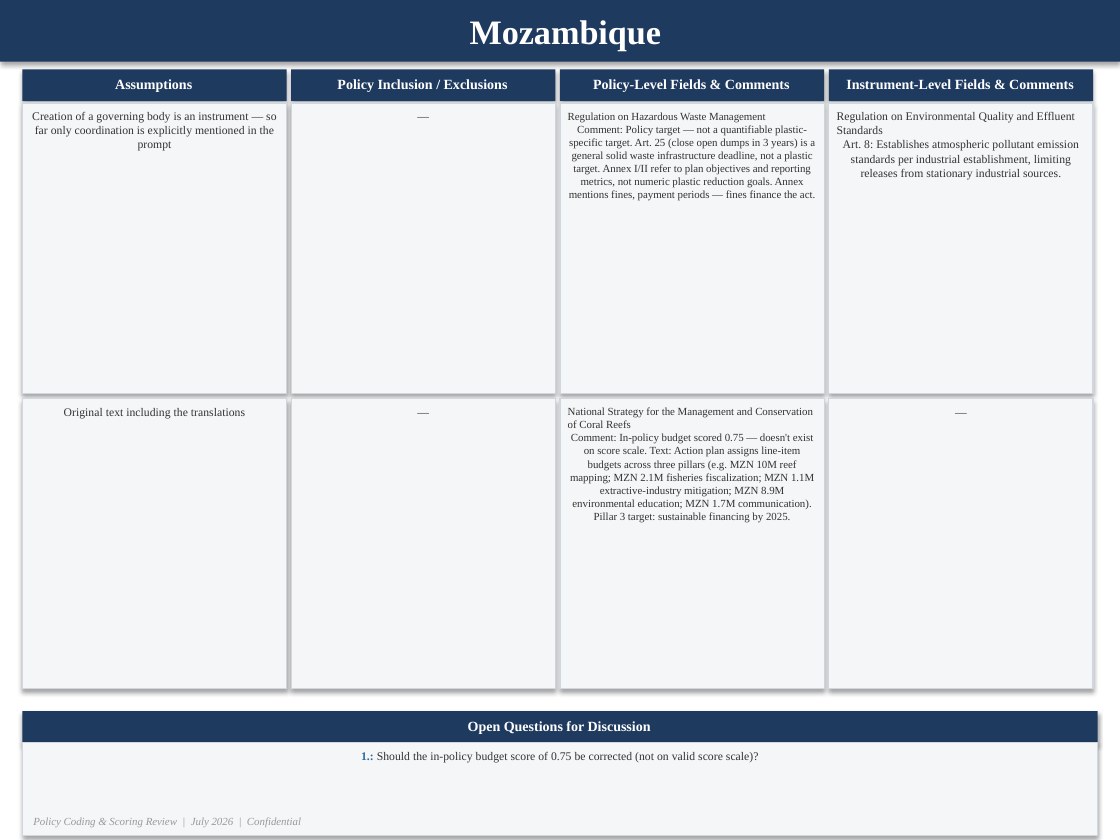
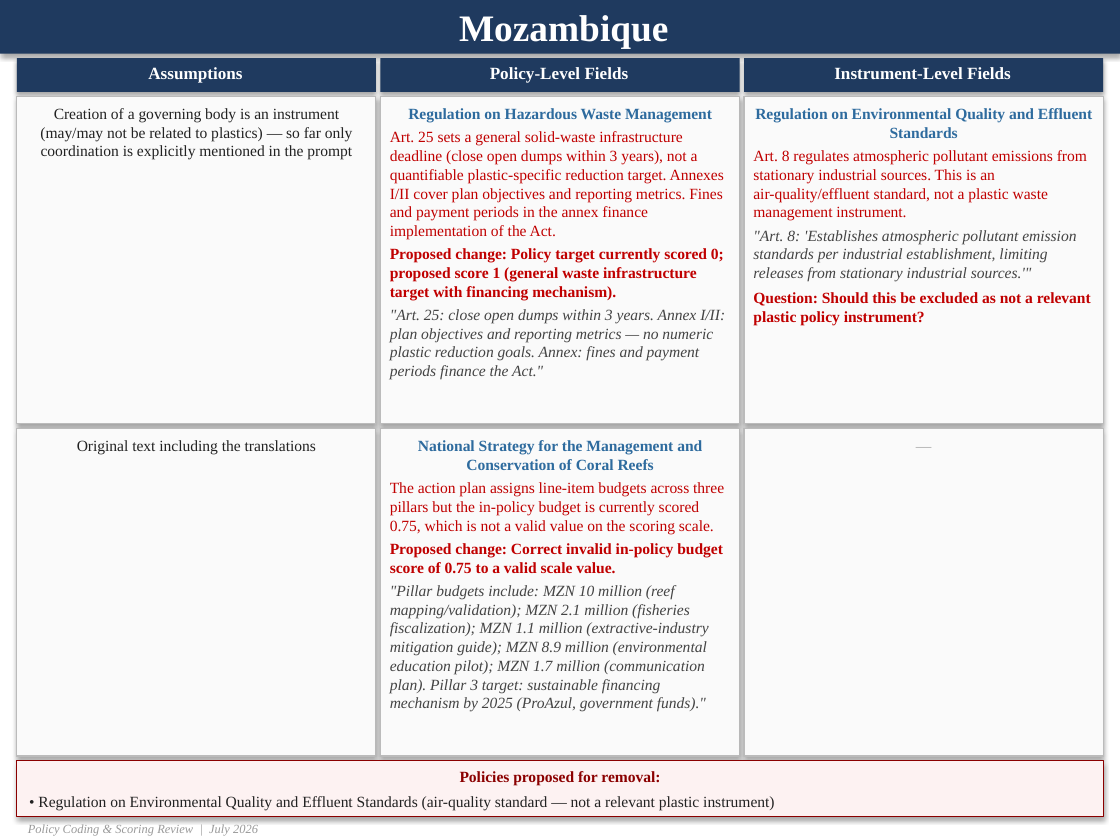
Before and after one commit to shivrain/Thinkswiss, a slide deck: slide 3 of Policy_Coding_Scoring_Review.pptx (slide 5 before the commit). Drawn at 1120x840 pixels with LibreOffice and Linux fonts; fonts in the diff are those of the drawing. Boxes give left, top, right and bottom in pixels: in the first picture for what was removed or moved away, otherwise in the second. Text is boxed around its words. In the diff, an @@ line names an element or a change of style, - is before the commit and + after.

```diff
--- a/Policy_Coding_Scoring_Review.pptx
+++ b/Policy_Coding_Scoring_Review.pptx
@@ rectangle "Mozambique" resized from (x1=0, y1=0, x2=1120, y2=62) to (x1=0, y1=0, x2=1120, y2=54) @@
@@ rectangle "Mozambique" at (x1=0, y1=0, x2=1120, y2=54): size 22 to 24 pt @@
@@ rectangle "Assumptions" resized from (x1=22, y1=69, x2=287, y2=101) to (x1=17, y1=58, x2=376, y2=92) @@
@@ rectangle "Assumptions" at (x1=17, y1=58, x2=376, y2=92): size 9 to 11 pt @@
@@ rectangle "Policy-Level Fields" resized from (x1=560, y1=69, x2=824, y2=101) to (x1=381, y1=58, x2=740, y2=92) @@
@@ rectangle "Instrument-Level Fields" resized from (x1=829, y1=69, x2=1093, y2=101) to (x1=744, y1=58, x2=1103, y2=92) @@
@@ rectangle removed at (x1=291, y1=69, x2=556, y2=101) @@
-Policy Inclusion / Exclusions
@@ text in rectangle at (x1=490, y1=67, x2=629, y2=83): text changed; size 9 to 11 pt @@
-Policy-Level Fields & Comments
+Policy-Level Fields
@@ text in rectangle at (x1=834, y1=67, x2=1011, y2=79): text changed; size 9 to 11 pt @@
-Instrument-Level Fields & Comments
+Instrument-Level Fields
@@ rectangle "Creation of a governing body ..." resized from (x1=22, y1=103, x2=287, y2=393) to (x1=17, y1=96, x2=376, y2=423) @@
@@ text in rectangle at (x1=40, y1=108, x2=353, y2=160): text changed; size 7.5 to 10 pt; text colour #333333 to #222222 @@
-Creation of a governing body is an instrument — so far only coordination is explicitly mentioned in the prompt
+Creation of a governing body is an instrument (may/may not be related to plastics) — so far only coordination is explicitly mentioned in the prompt
@@ rectangle removed at (x1=291, y1=103, x2=556, y2=393) @@
-—
@@ fill #F4F6F8 to #FAFAFA; outline #D0D7DE 0.75 pt to #BBBBBB 0.75 pt in 4 elements at (x1=17, y1=96, x2=376, y2=423), (x1=744, y1=96, x2=1103, y2=423), (x1=381, y1=429, x2=740, y2=756), (x1=381, y1=96, x2=740, y2=423) @@
@@ rectangle "Regulation on Hazardous Waste Management" resized from (x1=560, y1=103, x2=824, y2=393) to (x1=381, y1=96, x2=740, y2=423) @@
@@ text in rectangle at (x1=390, y1=108, x2=725, y2=380): text changed; size 7 to 10 pt; text colour #333333 to #C00000 @@
-Regulation on Hazardous Waste Management
-Comment: Policy target — not a quantifiable plastic-specific target. Art. 25 (close open dumps in 3 years) is a general solid waste infrastructure deadline, not a plastic target. Annex I/II refer to plan objectives and reporting metrics, not numeric plastic reduction goals. Annex mentions fines, payment periods — fines finance the act.
+Regulation on Hazardous Waste Management
+Art. 25 sets a general solid-waste infrastructure deadline (close open dumps within 3 years), not a quantifiable plastic-specific reduction target. Annexes I/II cover plan objectives and reporting metrics. Fines and payment periods in the annex finance implementation of the Act.
+Proposed change: Policy target currently scored 0; proposed score 1 (general waste infrastructure target with financing mechanism).
+"Art. 25: close open dumps within 3 years. Annex I/II: plan objectives and reporting metrics — no numeric plastic reduction goals. Annex: fines and payment periods finance the Act."
@@ rectangle "Regulation on Environmental Quality and ..." resized from (x1=829, y1=103, x2=1093, y2=393) to (x1=744, y1=96, x2=1103, y2=423) @@
@@ text in rectangle at (x1=753, y1=108, x2=1092, y2=325): text changed; size 7.5 to 10 pt; text colour #333333 to #C00000 @@
-Regulation on Environmental Quality and Effluent Standards
-Art. 8: Establishes atmospheric pollutant emission standards per industrial establishment, limiting releases from stationary industrial sources.
+Regulation on Environmental Quality and Effluent Standards
+Art. 8 regulates atmospheric pollutant emissions from stationary industrial sources. This is an air-quality/effluent standard, not a plastic waste management instrument.
+"Art. 8: 'Establishes atmospheric pollutant emission standards per industrial establishment, limiting releases from stationary industrial sources.'"
+Question: Should this be excluded as not a relevant plastic policy instrument?
@@ rectangle removed at (x1=291, y1=399, x2=556, y2=689) @@
-—
@@ rectangle "Original text including the translations" resized from (x1=22, y1=399, x2=287, y2=689) to (x1=17, y1=429, x2=376, y2=756) @@
@@ rectangle "Original text including the translations" at (x1=17, y1=429, x2=376, y2=756): size 7.5 to 10 pt, text colour #333333 to #222222; less space between paragraphs; fill #F4F6F8 to #FAFAFA; outline #D0D7DE 0.75 pt to #BBBBBB 0.75 pt @@
@@ rectangle "National Strategy for the Management ..." resized from (x1=560, y1=399, x2=824, y2=689) to (x1=381, y1=429, x2=740, y2=756) @@
@@ text in rectangle at (x1=390, y1=440, x2=724, y2=712): text changed; size 7 to 10 pt; text colour #333333 to #444444; italic on @@
-National Strategy for the Management and Conservation of Coral Reefs
-Comment: In-policy budget scored 0.75 — doesn't exist on score scale. Text: Action plan assigns line-item budgets across three pillars (e.g. MZN 10M reef mapping; MZN 2.1M fisheries fiscalization; MZN 1.1M extractive-industry mitigation; MZN 8.9M environmental education; MZN 1.7M communication). Pillar 3 target: sustainable financing by 2025.
+National Strategy for the Management and Conservation of Coral Reefs
+The action plan assigns line-item budgets across three pillars but the in-policy budget is currently scored 0.75, which is not a valid value on the scoring scale.
+Proposed change: Correct invalid in-policy budget score of 0.75 to a valid scale value.
+"Pillar budgets include: MZN 10 million (reef mapping/validation); MZN 2.1 million (fisheries fiscalization); MZN 1.1 million (extractive-industry mitigation guide); MZN 8.9 million (environmental education pilot); MZN 1.7 million (communication plan). Pillar 3 target: sustainable financing mechanism by 2025 (ProAzul, government funds)."
@@ rectangle "—" resized from (x1=829, y1=399, x2=1093, y2=689) to (x1=744, y1=429, x2=1103, y2=756) @@
@@ rectangle "—" at (x1=744, y1=429, x2=1103, y2=756): size 7.5 to 10 pt, text colour #333333 to #AAAAAA; more space between paragraphs; fill #F4F6F8 to #FAFAFA; outline #D0D7DE 0.75 pt to #BBBBBB 0.75 pt @@
@@ rectangle removed at (x1=22, y1=711, x2=1098, y2=743) @@
-Open Questions for Discussion
@@ rectangle removed at (x1=22, y1=743, x2=1098, y2=836) @@
-1.: Should the in-policy budget score of 0.75 be corrected (not on valid score scale)?
@@ rectangle added at (x1=17, y1=760, x2=1103, y2=816), fill #FDF2F2, outline #8B0000 0.75 pt, 10 pt, text #222222 @@
+Policies proposed for removal:
+• Regulation on Environmental Quality and Effluent Standards (air-quality standard — not a relevant plastic instrument)
@@ text at (x1=28, y1=824, x2=258, y2=836): text changed; size 7 to 8 pt @@
-Policy Coding & Scoring Review | July 2026 | Confidential
+Policy Coding & Scoring Review | July 2026
```
Also in this commit, not shown: 4 other slides changed, 2 slides removed, 1 other file.
